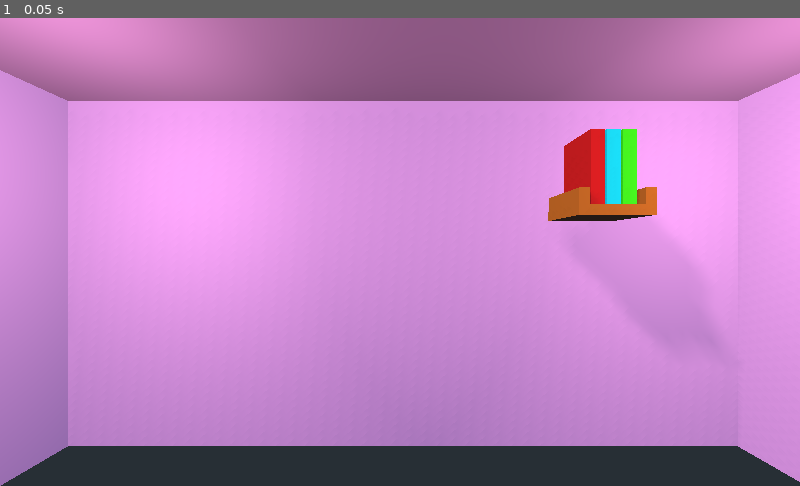
Above: before the commit, frame 1.
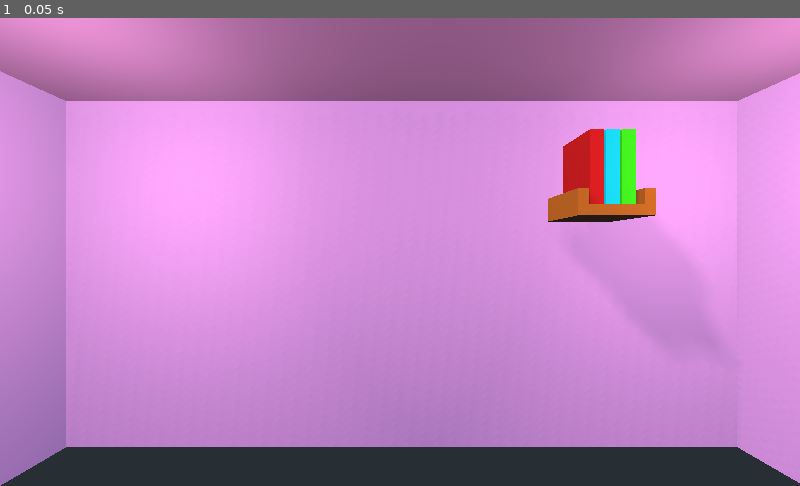
Above: after the commit, the same moment.

Repository: pedrotrschneider/mind-switches
Game: Godot game, scene res://scenes/main_menu/main_menu.tscn
The game is run twice, just before and just after one commit, with the same random seed, the same clock (stepped at 60 frames per second) and the same inputs.
Inputs:
- Up to frame 1 (0.05 s): no input

The runs differ from the first frame. In frame 1, 0.6% of the frame differs, in the area x 0-100%, y 11-100%.

Commit message:
🐛 Fixed camera animation
Fixed camera zoom in animation when a book is selected.

Diff:
--- a/scenes/book/book.gd
+++ b/scenes/book/book.gd
@@ -2,20 +2,23 @@
 
 var _garbage;
 
-var selected: bool = false;
-
 export(Resource) onready var _runtime_data = _runtime_data as RuntimeData;
 export(NodePath) onready var _animation_player = get_node(_animation_player) as AnimationPlayer;
+export(NodePath) onready var _spine_mesh = get_node(_spine_mesh) as MeshInstance;
+export(NodePath) onready var _front_cover_mesh = get_node(_front_cover_mesh) as MeshInstance;
+export(NodePath) onready var _back_cover_mesh = get_node(_back_cover_mesh) as MeshInstance;
 export(Color) var _albedo;
+
+var _selected: bool = false;
 
 func _ready() -> void:
 	_garbage = GameEvents.connect("back_button_pressed", self, "_on_back_button_pressed");
 
 	var _cover_material: SpatialMaterial = SpatialMaterial.new()
 	_cover_material.albedo_color = _albedo;
-	$"BookMesh/Spine/Spine".material_override = _cover_material;
-	$"BookMesh/BackRotationPivot/BackCover/Cover".material_override = _cover_material;
-	$"BookMesh/FrontRotationPivot/FrontCover/Cover".material_override = _cover_material;
+	_spine_mesh.material_override = _cover_material;
+	_front_cover_mesh.material_override = _cover_material;
+	_back_cover_mesh.material_override = _cover_material;
 
 
 func _on_SelectableArea_mouse_entered() -> void:
@@ -37,7 +40,7 @@
 			if(event.button_index == BUTTON_LEFT && event.pressed):
 				_runtime_data.current_gameplay_state = Enums.GameplayStates.ANIMATING;
 				GameEvents.emit_hide_back_button_signal();
-				GameEvents.emit_book_selected_signal();
+				GameEvents.emit_book_selected_signal(self.global_transform.origin.z);
 				_animation_player.play("BookSelected");
 				yield(_animation_player, "animation_finished");
 				_animation_player.play("BookOpen");
@@ -45,11 +48,11 @@
 				GameEvents.emit_show_back_button_signal();
 				_runtime_data.current_gameplay_state = Enums.GameplayStates.MAIN_MENU;
 				_runtime_data.current_main_menu_state = Enums.MainMenuState.BOOK_SELECTED;
-				selected = true;
+				_selected = true;
 
 
 func _on_back_button_pressed() -> void:
-	if(selected):
+	if(_selected):
 		if(_runtime_data.current_gameplay_state == Enums.GameplayStates.MAIN_MENU \
 			&& _runtime_data.current_main_menu_state == Enums.MainMenuState.BOOK_SELECTED):
 				_runtime_data.current_gameplay_state = Enums.GameplayStates.ANIMATING;
@@ -64,4 +67,4 @@
 				GameEvents.emit_show_back_button_signal();
 				_runtime_data.current_gameplay_state = Enums.GameplayStates.MAIN_MENU;
 				_runtime_data.current_main_menu_state = Enums.MainMenuState.BOOKSHELF_SELECTED;
-				selected = false;
+				_selected = false;
--- a/scenes/book/book.tscn
+++ b/scenes/book/book.tscn
@@ -234,6 +234,9 @@
 script = ExtResource( 1 )
 _runtime_data = ExtResource( 2 )
 _animation_player = NodePath("AnimationController")
+_spine_mesh = NodePath("BookMesh/Spine/Spine")
+_front_cover_mesh = NodePath("BookMesh/FrontRotationPivot/FrontCover/Cover")
+_back_cover_mesh = NodePath("BookMesh/BackRotationPivot/BackCover/Cover")
 
 [node name="BookMesh" type="Spatial" parent="."]
 transform = Transform( 0.16, 0, 0, 0, 0.16, 0, 0, 0, 0.16, 0, 0, 0 )
--- a/scenes/main_menu/main_menu.gd
+++ b/scenes/main_menu/main_menu.gd
@@ -24,5 +24,8 @@
 	_camera_animation_player.play("SelectedShelf");
 
 
-func _on_book_selected() -> void:
+func _on_book_selected(z_global_pos) -> void:
+	var value: Vector3 = _camera_animation_player.get_animation("BookSelected").track_get_key_value(0, 2);
+	value.z = z_global_pos;
+	_camera_animation_player.get_animation("BookSelected").track_set_key_value(0, 2, value);
 	_camera_animation_player.play("BookSelected");
--- a/scenes/main_menu/main_menu.tscn
+++ b/scenes/main_menu/main_menu.tscn
@@ -56,7 +56,7 @@
 "times": PoolRealArray( 0, 0.3, 0.8 ),
 "transitions": PoolRealArray( 1, 1, 0.133972 ),
 "update": 0,
-"values": [ Vector3( 6.551, 18.85, -12.345 ), Vector3( 9.551, 18.85, -12.345 ), Vector3( 7.551, 18.85, -12.345 ) ]
+"values": [ Vector3( 6.551, 18.85, -12.57 ), Vector3( 9.551, 18.85, -12.57 ), Vector3( 7.551, 18.85, -12.57 ) ]
 }
 
 [sub_resource type="Animation" id=8]
@@ -71,19 +71,7 @@
 "times": PoolRealArray( 0, 1 ),
 "transitions": PoolRealArray( 1, 1 ),
 "update": 0,
-"values": [ Vector3( 21.3393, 13.9617, 0.074337 ), Vector3( 6.55096, 18.8501, -12.3455 ) ]
-}
-tracks/1/type = "value"
-tracks/1/path = NodePath("Camera:rotation_degrees")
-tracks/1/interp = 1
-tracks/1/loop_wrap = true
-tracks/1/imported = false
-tracks/1/enabled = true
-tracks/1/keys = {
-"times": PoolRealArray( 0, 1 ),
-"transitions": PoolRealArray( 1, 1 ),
-"update": 0,
-"values": [ Vector3( 0, 90, 0 ), Vector3( 0, 90, 0 ) ]
+"values": [ Vector3( 21.3, 14, 0 ), Vector3( 6.551, 18.85, -12.57 ) ]
 }
 
 [node name="MainMenu" type="Spatial"]
@@ -182,7 +170,7 @@
 omni_range = 27.7169
 
 [node name="Camera" type="Camera" parent="."]
-transform = Transform( -4.37114e-08, 0, 1, 0, 1, 0, -1, 0, -4.37114e-08, 21.3393, 13.9617, 0.074337 )
+transform = Transform( -4.37114e-08, 0, 1, 0, 1, 0, -1, 0, -4.37114e-08, 21.3, 14, 0 )
 
 [node name="AnimationPlayer" type="AnimationPlayer" parent="."]
 anims/BookSelected = SubResource( 10 )
--- a/singletons/game_events.gd
+++ b/singletons/game_events.gd
@@ -6,7 +6,7 @@
 
 signal bookshelf_selectd;
 
-signal book_selected;
+signal book_selected(z_global_pos);
 
 func emit_back_button_pressed_signal() -> void:
 	emit_signal("back_button_pressed");
@@ -24,5 +24,5 @@
 	emit_signal("bookshelf_selectd");
 
 
-func emit_book_selected_signal() -> void:
-	emit_signal("book_selected");
+func emit_book_selected_signal(z_global_pos: float) -> void:
+	emit_signal("book_selected", z_global_pos);
